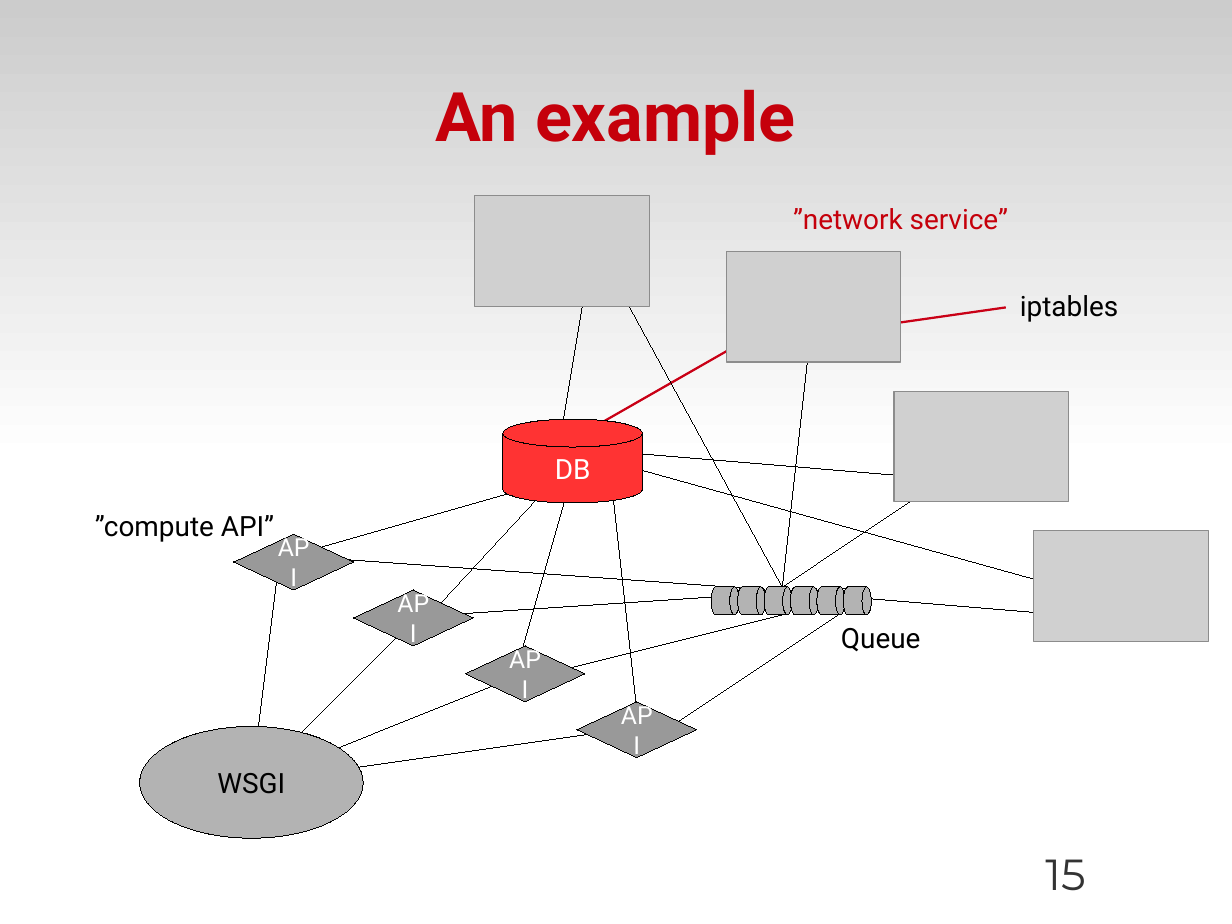
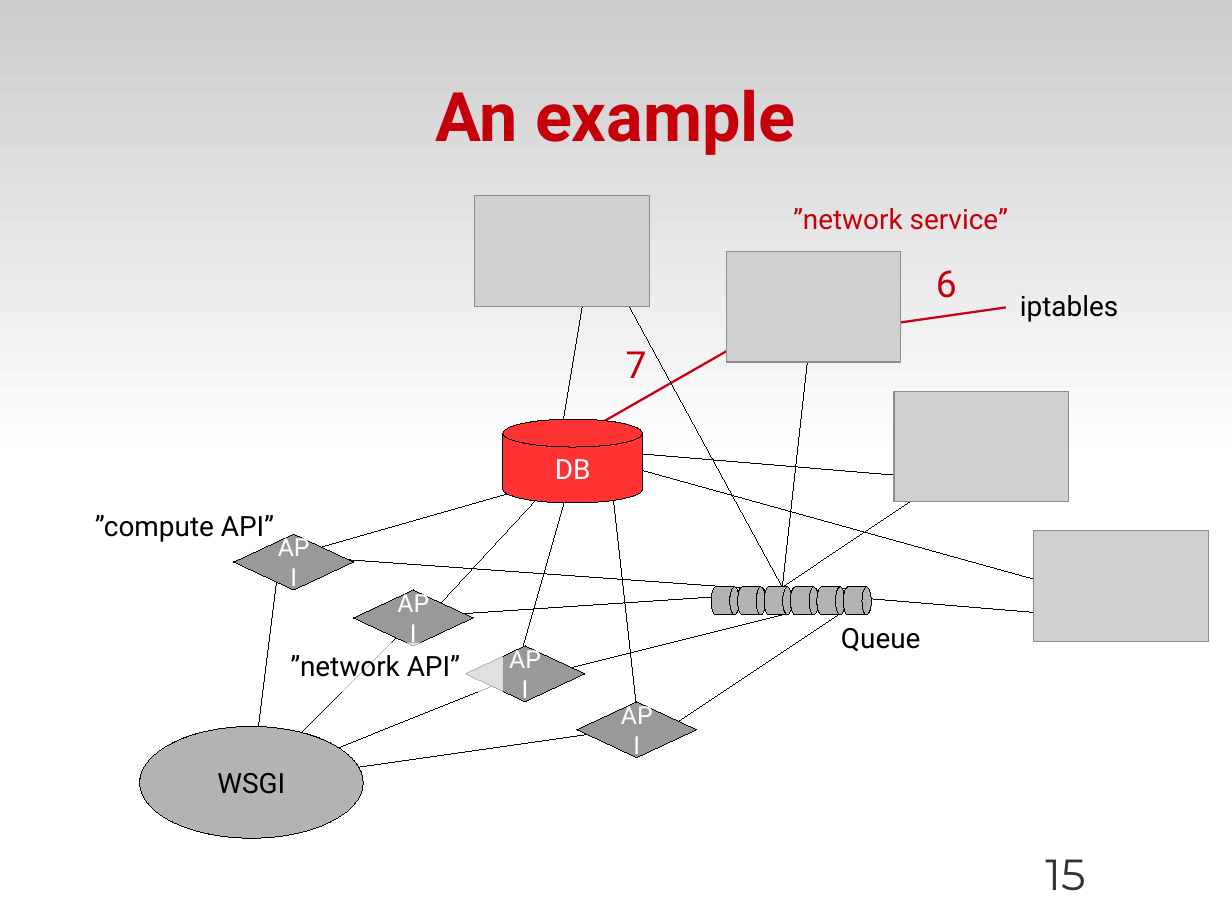
Before and after one commit to zyluo/talk-COSUG-2012, a slide deck: slide 15 of COSUG-2012.odp. Drawn at 1232x924 pixels with LibreOffice and Linux fonts; fonts in the diff are those of the drawing; grey boxes stand for pictures; background and template pictures are left out. Boxes give left, top, right and bottom in pixels: in the first picture for what was removed or moved away, otherwise in the second. Text is boxed around its words. In the diff, an @@ line names an element or a change of style, - is before the commit and + after.

```diff
--- a/COSUG-2012.odp
+++ b/COSUG-2012.odp
@@ text added at (x1=936, y1=270, x2=957, y2=298), 24 pt, text #C5000B @@
+6
@@ text added at (x1=626, y1=351, x2=647, y2=378), 24 pt, text #C5000B @@
+7
@@ text added at (x1=290, y1=650, x2=460, y2=683), 18 pt, text #000000 @@
+”network API”
```
Also in this commit, not shown: 6 other slides changed.
